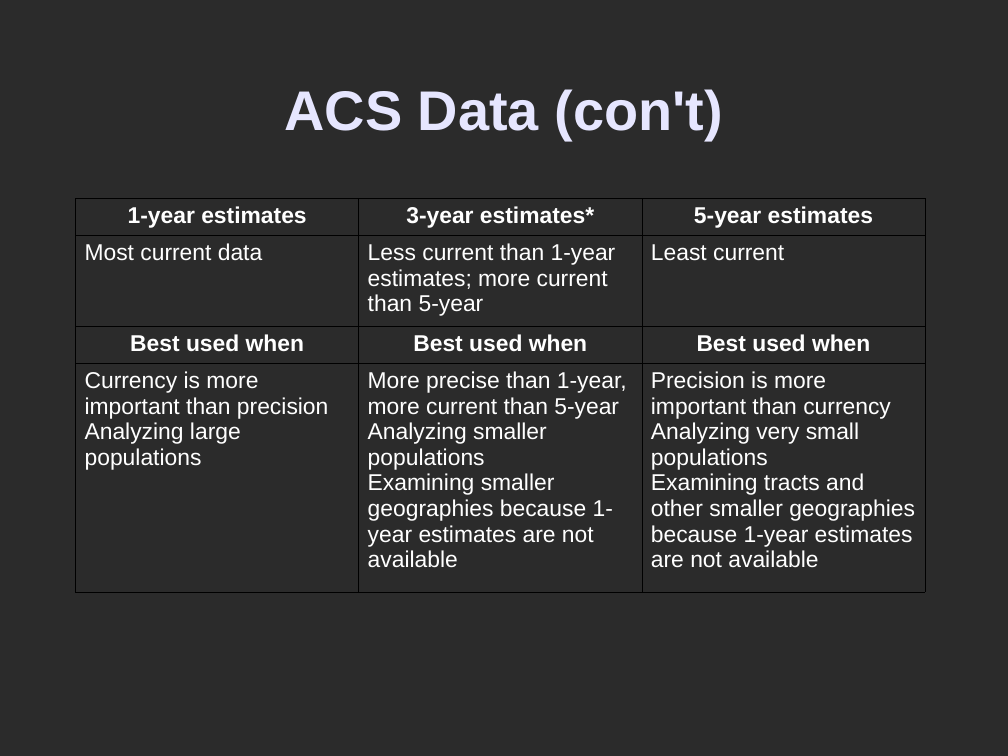
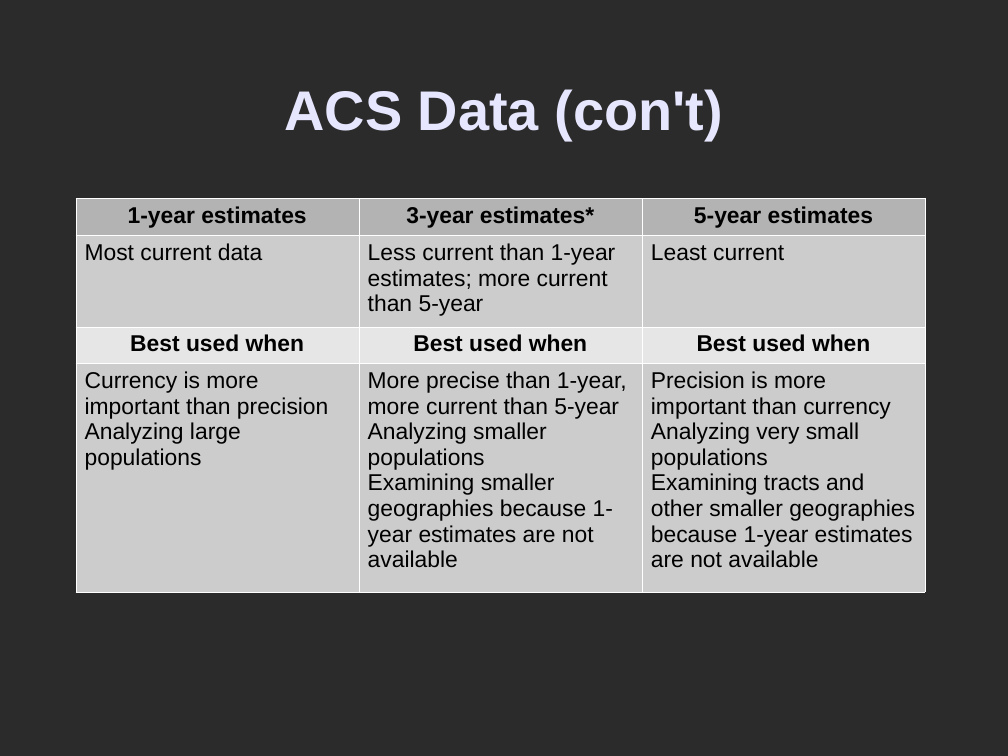
Before and after one commit to DistrictDataLabs/03-censusables, a slide deck: slide 5 of PitchFest/CensusablsPresentation.odp. Drawn at 1008x756 pixels with LibreOffice and Linux fonts; fonts in the diff are those of the drawing; background and template pictures are left out; a plain dark background stands for a picture behind light text. Boxes give left, top, right and bottom in pixels: in the first picture for what was removed or moved away, otherwise in the second. Text is boxed around its words. In the diff, an @@ line names an element or a change of style, - is before the commit and + after.

```diff
--- a/PitchFest/CensusablsPresentation.odp
+++ b/PitchFest/CensusablsPresentation.odp
@@ table at box(76, 198, 927, 571) @@
@@ fill none to #B3B3B3 in row 1 @@
@@ fill none to #CCCCCC in 6 cells @@
@@ fill none to #E6E6E6 in row 3 @@
@@ text colour #FFFFFF to #000000 @@
@@ borders changed @@
```
Also in this commit, not shown: 3 other slides changed, 8 other files.
